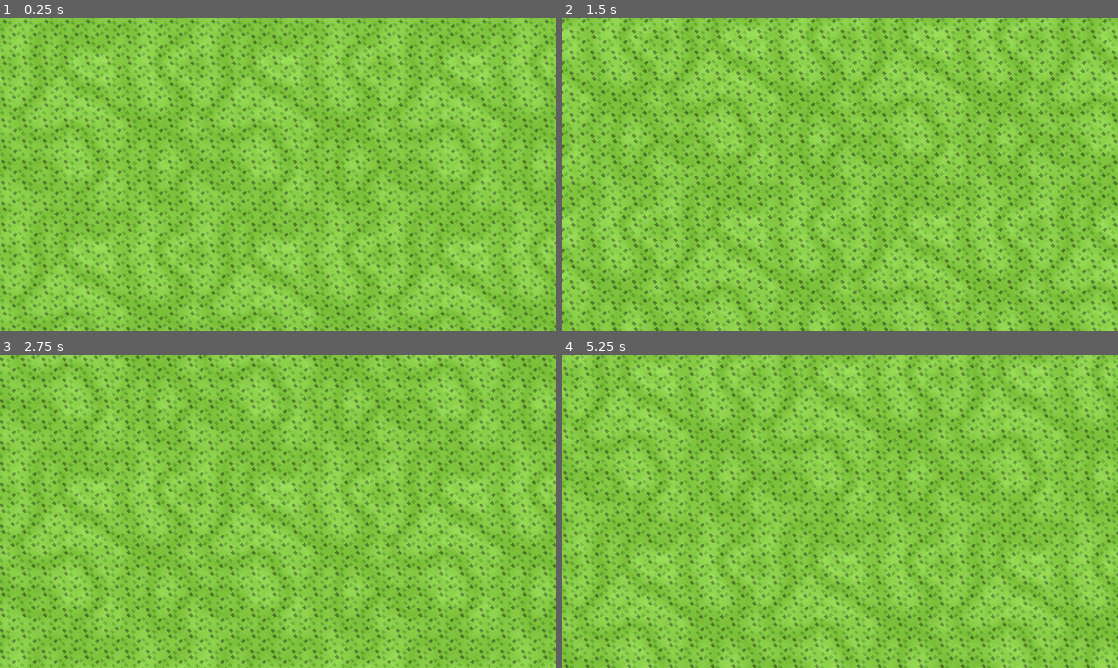
Above: before the commit, frames 1-4 (two rows, left to right).
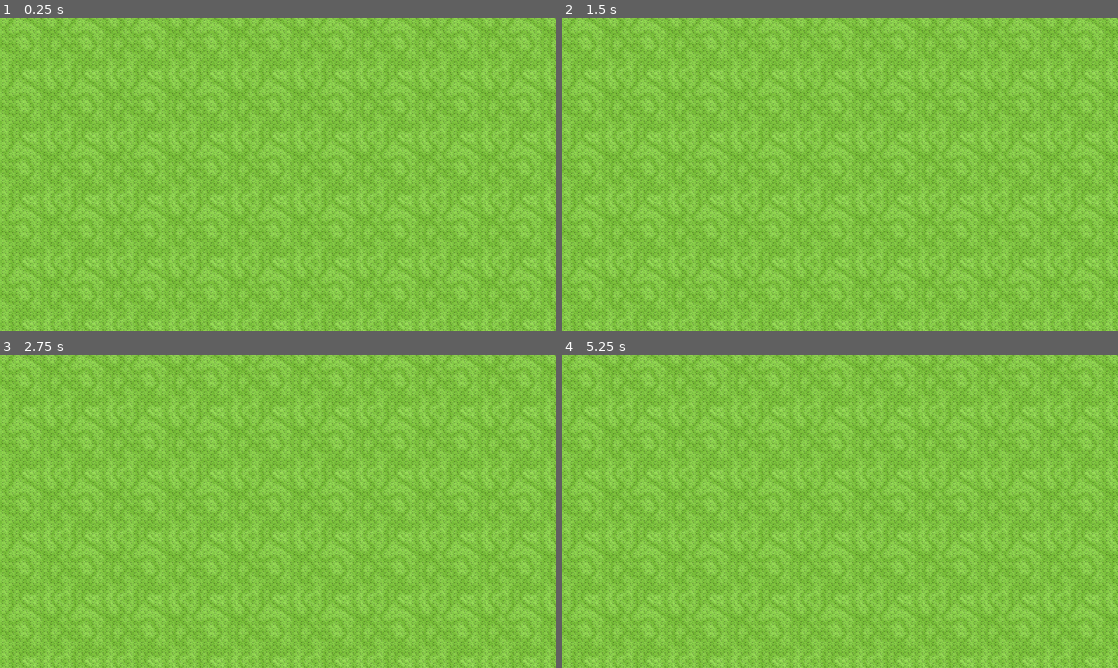
Above: after the commit, the same moments.

Repository: AtosAiresArruda/Ruina-das-Slimes
Game: Godot game, scene res://Cenas/teste_level.tscn
Two runs of this game, one before a commit and one after it. Both use one fixed random seed, a clock stepped at 60 frames per second and the inputs below. This scene is started directly instead of the project's main scene.
Inputs:
- Up to frame 1 (0.25 s): no input
- Up to frame 2 (1.5 s): tap Enter at 0.5 s; hold D (Right) 0.53-1.28 s; hold S (Down) from 1.28 s (still down)
- Up to frame 3 (2.75 s): release S (Down) at 2.03 s; hold D (Right) from 2.03 s (still down)
- Up to frame 4 (5.25 s): release D (Right) at 2.78 s; hold W (Up) 2.78-3.53 s; hold A (Left) 3.53-5.03 s; hold S (Down) from 5.03 s (still down)

The runs differ from the first frame. In frame 1, 32% of the frame differs, in the area x 0-100%, y 0-100%; in frame 2, 33%; in frame 3, 32%; in frame 4, 33%.

Commit message:
Parallax concertado

Diff:
--- a/Cenas/teste_level.tscn
+++ b/Cenas/teste_level.tscn
@@ -1,6 +1,5 @@
-[gd_scene load_steps=9 format=4 uid="uid://kk7a3m6jaqay"]
+[gd_scene load_steps=8 format=4 uid="uid://kk7a3m6jaqay"]
 
-[ext_resource type="Script" uid="uid://4nls86n7co3i" path="res://Scripts/camera_2d.gd" id="1_olu0j"]
 [ext_resource type="Texture2D" uid="uid://d0r28f8byqpgl" path="res://assets/spr_grama.png" id="2_olu0j"]
 [ext_resource type="Shader" uid="uid://dd3n3kuu74dpf" path="res://Shaders/teste_shader.gdshader" id="3_3231g"]
 
@@ -37,25 +36,17 @@
 
 [node name="test_level" type="Node2D"]
 
-[node name="Camera2D" type="Camera2D" parent="."]
-position = Vector2(-290, -195)
-anchor_mode = 0
-script = ExtResource("1_olu0j")
-
 [node name="Parallax2D" type="Parallax2D" parent="."]
-scroll_offset = Vector2(-291, 159)
-repeat_size = Vector2(640, 352)
+scroll_offset = Vector2(1280, 720)
+repeat_size = Vector2(640, 368)
 repeat_times = 3
 
 [node name="TileMapLayer" type="TileMapLayer" parent="Parallax2D"]
-position = Vector2(294, 191)
 tile_map_data = PackedByteArray("AAAAAAAAAAAAAAAAAAABAAAAAAAAAAAAAAACAAAAAAAAAAAAAAADAAAAAAAAAAAAAAAEAAAAAAAAAAAAAAAFAA …(14640 unchanged characters)…
 tile_set = SubResource("TileSet_muv5j")
 occlusion_enabled = false
 
 [node name="ColorRect" type="ColorRect" parent="Parallax2D"]
 material = SubResource("ShaderMaterial_3mc3v")
-offset_left = 297.0
-offset_top = 191.0
-offset_right = 937.0
-offset_bottom = 543.0
+offset_right = 640.0
+offset_bottom = 368.0
